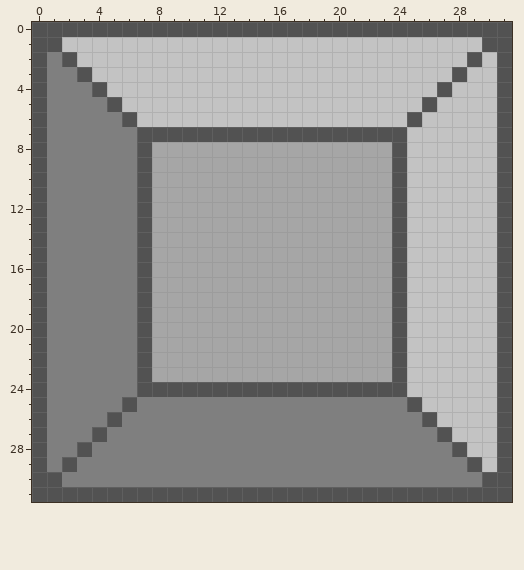
Pixel-art sprite: src/graphics/oob.png. Above, as it was before the edit.
The file is 32x32 pixels. Colours within 5 levels of each other are drawn and written as one.
After:
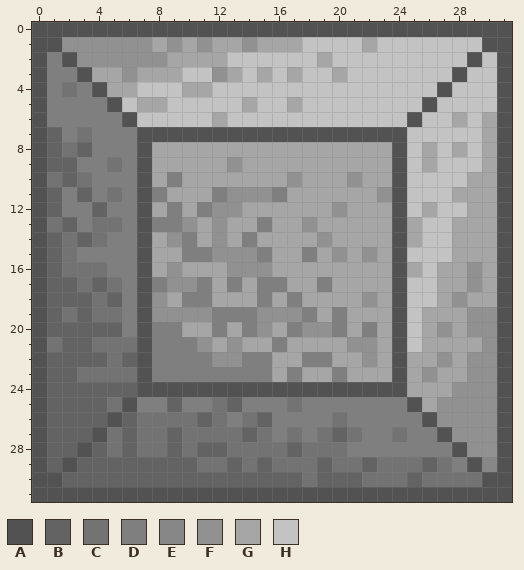
Palette (. is transparent): A #525252  B #636363  C #737373  D #7f7f7f  E #878787  F #919191  G #a6a6a6  H #c3c3c3
The edit:
Changed rows in their new state; - is an unchanged pixel.
first column x 1:
 1 -FFFFFFGFGFGGFGGG----G--------
 2 --FFFFFFGGGG------G-----------
 3 ---GGFGGG--FG-G-G--G----------
 4 -C--GG---GG-------------------
 5 ------GG-----G--G-------------
 6 -----------G---------------G-G
 7 B-C--------------------------G
 8 BCB----------------------G-G-G
 9 BB--C-------F------------G---G
10 CBC-----D-------F---F-------GG
11 B-B-C--D---DFFFD------F----GGG
12 B--B----D-DFF------F-----G--GG
13 CB-CC--DDF-F--D--F------G--GGG
14 BCBC----FD-F-D----F-----G--GGG
15 BC-------DDFFFD--D-F-F-----GGG
16 BCCC----F---FFF---------G-GGFG
17 BBCBC--DFFD-D-DD--D-------GGFG
18 BBBCB--F-DD---D-D----F----GFGG
19 BCBCC--FFFFDDDFFFD-D-----GGGFF
20 BBBBB--DD--D-DF-DFFD-D---GFGFF
21 CBBCCC-DDDF-F--D----FF---GGGGF
22 BBBBCB-DDDDFFDD--DD--F--GGFGFF
23 BBCCCC-DDDDDDDD-D--D----GFGGFF
24 BBBBBB------------------GGGFFF
25 BBBBC---B--CB---C--------GFFFF
26 BBBB-BCCCCBC-CB----C------FFFF
27 BBB-CBCCBCCCCBC-C-CBC--C---FFF
28 BB-BCBCCBCBBCCCCBCCC--------FF
29 B-BBBBBBBBCCBCBCCCBCCBCCCBC--E
30 -BBBBBBBBBBBBBBBBCBBBCCCBCCCC-
Changed places in both pictures, as pixel boxes (x1, y1, x2, y2):
changed: (47, 37, 497, 487)
